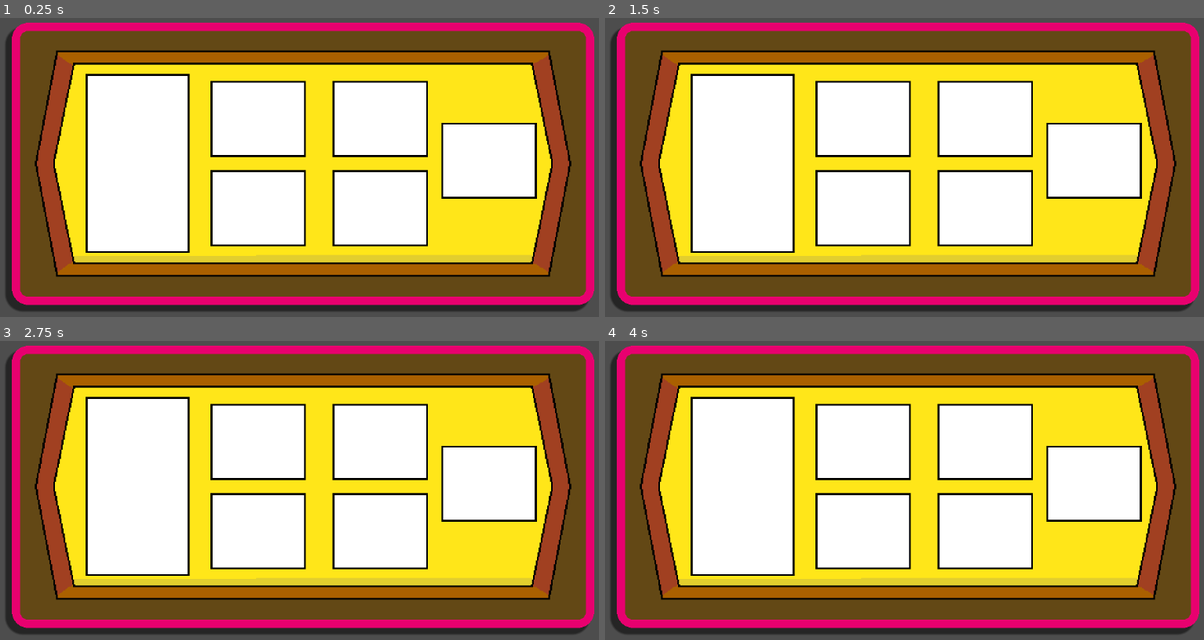
Above: before the commit, frames 1-4 (two rows, left to right).
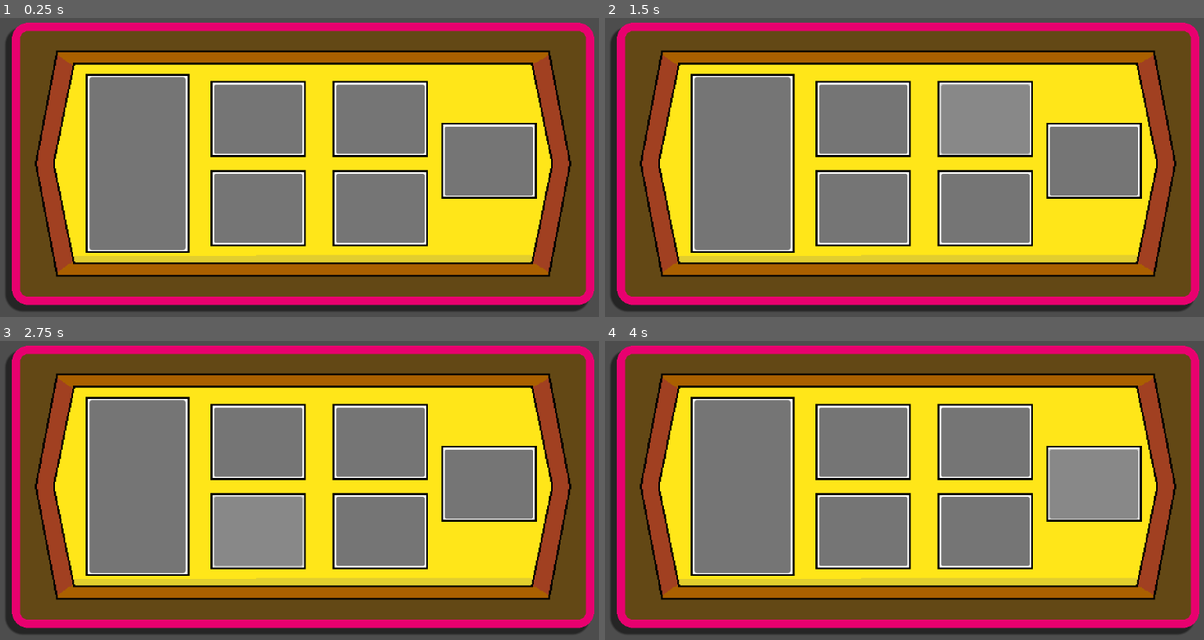
Above: after the commit, the same moments.

Repository: DaqCode/GameDevJS2025
Game: Godot game, scene res://scenes/UI/canvas_layer.tscn
The game is run twice, just before and just after one commit, with the same random seed, the same clock (stepped at 60 frames per second) and the same inputs. This scene is started directly instead of the project's main scene.
Inputs (mouse positions are in pixels of both pictures, inside the frame that each line leads up to):
- Up to frame 1 (0.25 s): no input
- Up to frame 2 (1.5 s): click (862, 119) at 0.52 s; click (988, 119) at 1.27 s
- Up to frame 3 (2.75 s): click (257, 532) at 2.02 s
- Up to frame 4 (4 s): click (988, 532) at 2.77 s; click (1096, 484) at 3.52 s

The runs differ from the first frame. In frame 1, 27% of the frame differs, in the area x 14-89%, y 19-78%; in frame 2, 27%; in frame 3, 27%; in frame 4, 27%, in the area x 14-90%, y 19-78%.

Commit message:
just one more

Diff:
--- /dev/null
+++ b/gamedevjs2025/scenes/UI/canvas_layer.gd
@@ -0,0 +1,27 @@
+extends CanvasLayer
+
+@onready var button_container := $Panel/UpgradeContainer
+
+var this_is_dumb := 1
+
+func _ready() -> void:
+	# Upgrade 1-5 exists
+	for i in button_container.get_children():
+		i.connect("pressed", Callable(self, ("_on_upgrade_pressed_%d" %this_is_dumb)))
+		this_is_dumb+=1  # Connect to speciifc... wait why didnt i just connect it from godot......
+
+
+func _on_upgrade_pressed_1() -> void:
+	print("This is button 1 i swear to god dude.")
+
+func _on_upgrade_pressed_2() -> void:
+	print("This is button 2 i swear to god dude.")
+
+func _on_upgrade_pressed_3() -> void:
+	print("This is button 3 i swear to god dude.")
+
+func _on_upgrade_pressed_4() -> void:
+	print("This is button 4 i swear to god dude.")
+
+func _on_upgrade_pressed_5() -> void:
+	print("This is button 5 i swear to god dude.")
--- a/gamedevjs2025/scenes/UI/canvas_layer.tscn
+++ b/gamedevjs2025/scenes/UI/canvas_layer.tscn
@@ -1,6 +1,7 @@
-[gd_scene load_steps=3 format=3 uid="uid://wa17hdnw3w6d"]
+[gd_scene load_steps=4 format=3 uid="uid://wa17hdnw3w6d"]
 
 [ext_resource type="Texture2D" uid="uid://ckggew7hte2pw" path="res://art/ui/upgradingPanel.png" id="1_13lb3"]
+[ext_resource type="Script" uid="uid://b7i72lixinqpl" path="res://scenes/UI/canvas_layer.gd" id="1_dgo5u"]
 
 [sub_resource type="StyleBoxFlat" id="StyleBoxFlat_13lb3"]
 bg_color = Color(0.721544, 0.467531, 0, 0.423529)
@@ -18,7 +19,8 @@
 shadow_offset = Vector2(-10, 10)
 anti_aliasing = false
 
-[node name="CanvasLayer" type="CanvasLayer"]
+[node name="UpgradeStation" type="CanvasLayer"]
+script = ExtResource("1_dgo5u")
 
 [node name="Panel" type="Panel" parent="."]
 anchors_preset = 8
@@ -51,9 +53,69 @@
 scale = Vector2(1.75, 1.75)
 texture = ExtResource("1_13lb3")
 
-[node name="Label" type="Label" parent="Panel"]
+[node name="Panel" type="Panel" parent="Panel/InventoryBackground"]
 layout_mode = 0
-offset_left = 150.0
-offset_top = 108.0
-offset_right = 312.0
-offset_bottom = 410.0
+offset_left = 64.0
+offset_top = 37.0
+offset_right = 165.0
+offset_bottom = 219.0
+
+[node name="Description" type="Label" parent="Panel/InventoryBackground/Panel"]
+layout_mode = 0
+offset_left = 5.0
+offset_top = 4.0
+offset_right = 98.0
+offset_bottom = 73.0
+
+[node name="StatDescription" type="Label" parent="Panel/InventoryBackground/Panel"]
+layout_mode = 0
+offset_left = 6.0
+offset_top = 88.1429
+offset_right = 96.0
+offset_bottom = 177.143
+
+[node name="UpgradeContainer" type="Control" parent="Panel"]
+anchors_preset = 0
+offset_top = 0.5
+offset_right = 1069.0
+offset_bottom = 521.5
+
+[node name="Upgrade1" type="Button" parent="Panel/UpgradeContainer"]
+layout_mode = 2
+offset_left = 371.0
+offset_top = 113.0
+offset_right = 533.0
+offset_bottom = 240.0
+pivot_offset = Vector2(81, 63.5)
+
+[node name="Upgrade2" type="Button" parent="Panel/UpgradeContainer"]
+layout_mode = 2
+offset_left = 595.0
+offset_top = 113.0
+offset_right = 757.0
+offset_bottom = 240.0
+pivot_offset = Vector2(81, 63.5)
+
+[node name="Upgrade3" type="Button" parent="Panel/UpgradeContainer"]
+layout_mode = 2
+offset_left = 371.0
+offset_top = 277.0
+offset_right = 533.0
+offset_bottom = 404.0
+pivot_offset = Vector2(81, 63.5)
+
+[node name="Upgrade4" type="Button" parent="Panel/UpgradeContainer"]
+layout_mode = 2
+offset_left = 595.0
+offset_top = 277.0
+offset_right = 757.0
+offset_bottom = 404.0
+pivot_offset = Vector2(81, 63.5)
+
+[node name="Upgrade5" type="Button" parent="Panel/UpgradeContainer"]
+layout_mode = 2
+offset_left = 794.0
+offset_top = 190.0
+offset_right = 956.0
+offset_bottom = 317.0
+pivot_offset = Vector2(81, 63.5)
Not shown, added: gamedevjs2025/scenes/UI/canvas_layer.gd.uid
